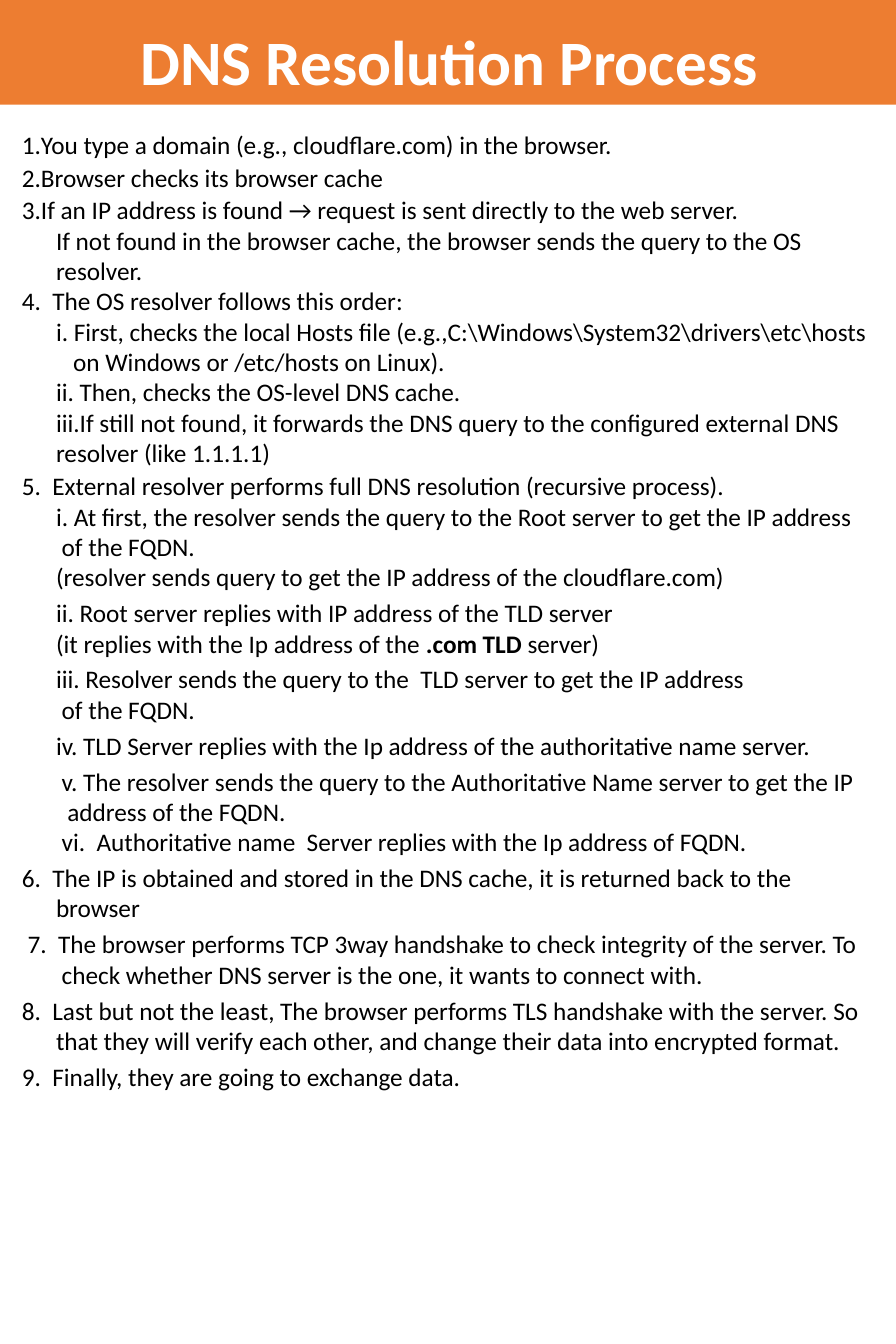
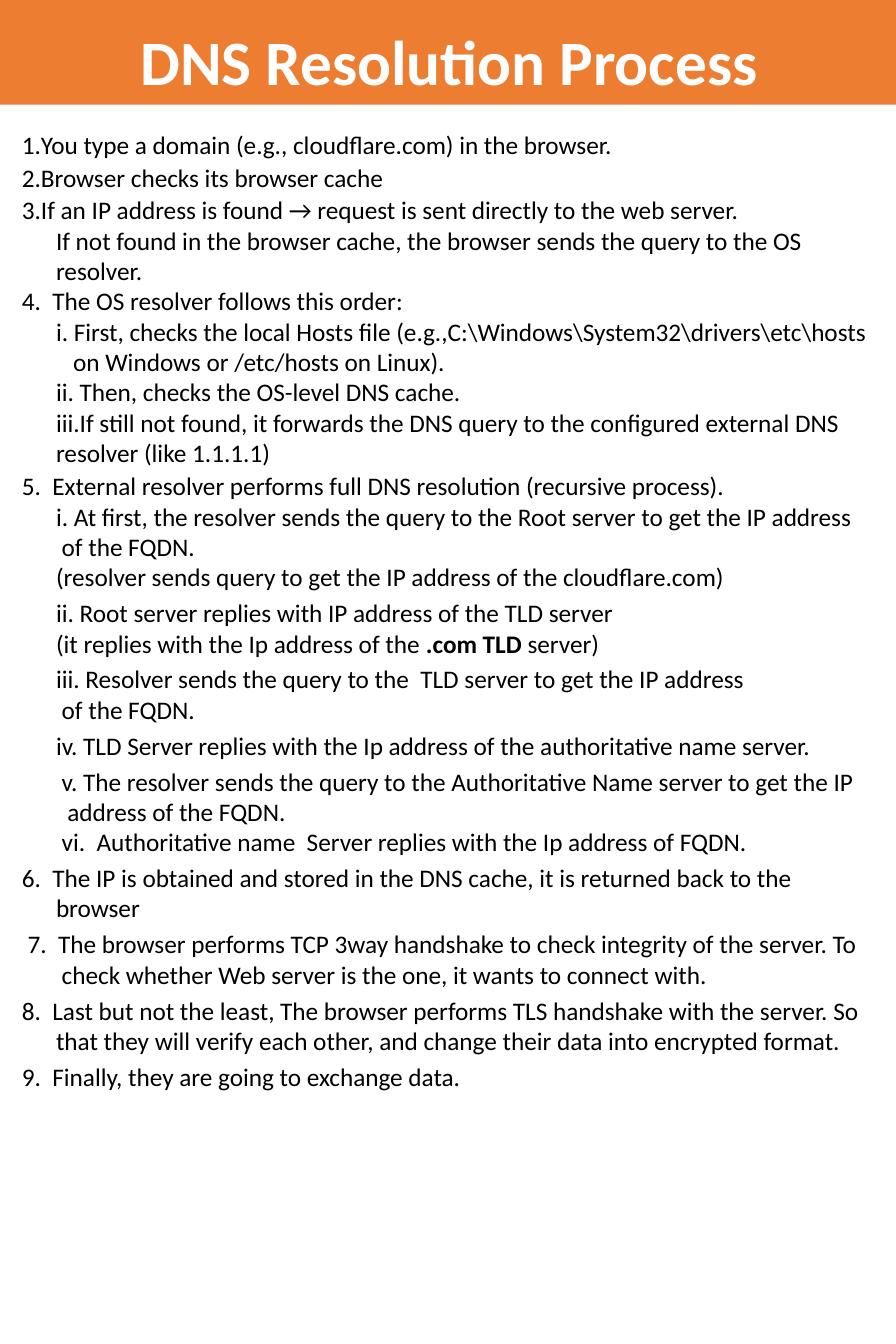
Before and after one commit to shankarpradhan/Networking, a slide deck: slide 2 of DNS ATTACKS.pptx. Drawn at 896x1344 pixels with LibreOffice and Linux fonts; fonts in the diff are those of the drawing. Boxes give left, top, right and bottom in pixels: in the first picture for what was removed or moved away, otherwise in the second. Text is boxed around its words. In the diff, an @@ line names an element or a change of style, - is before the commit and + after.

```diff
--- a/DNS ATTACKS.pptx
+++ b/DNS ATTACKS.pptx
@@ subtitle at bbox=[28, 935, 856, 987]: text changed @@
-7. The browser performs TCP 3way handshake to check integrity of the server. To
-check whether DNS server is the one, it wants to connect with.
+7. The browser performs TCP 3way handshake to check integrity of the server. To
+check whether Web server is the one, it wants to connect with.
```
Also in this commit, not shown: 1 other slide changed, 7 other files.
